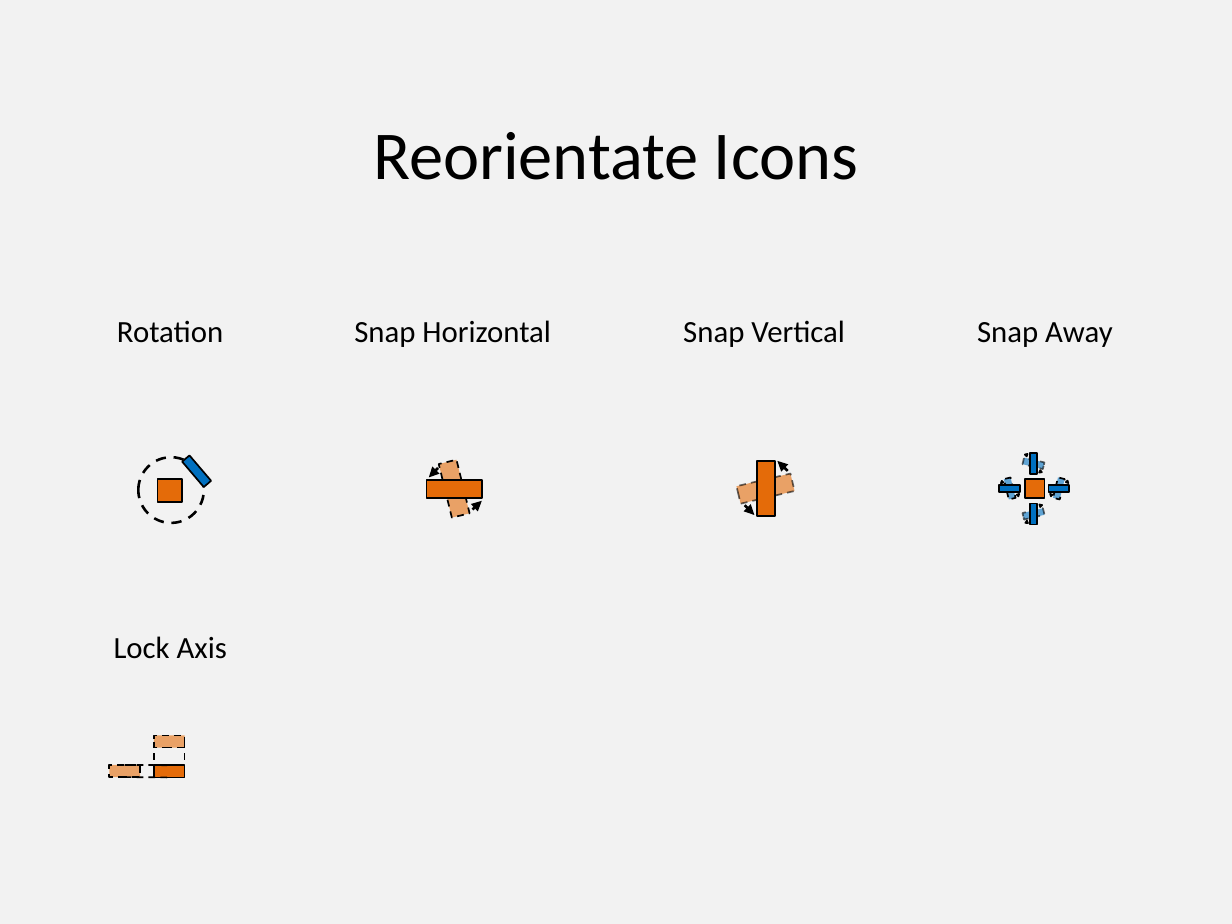
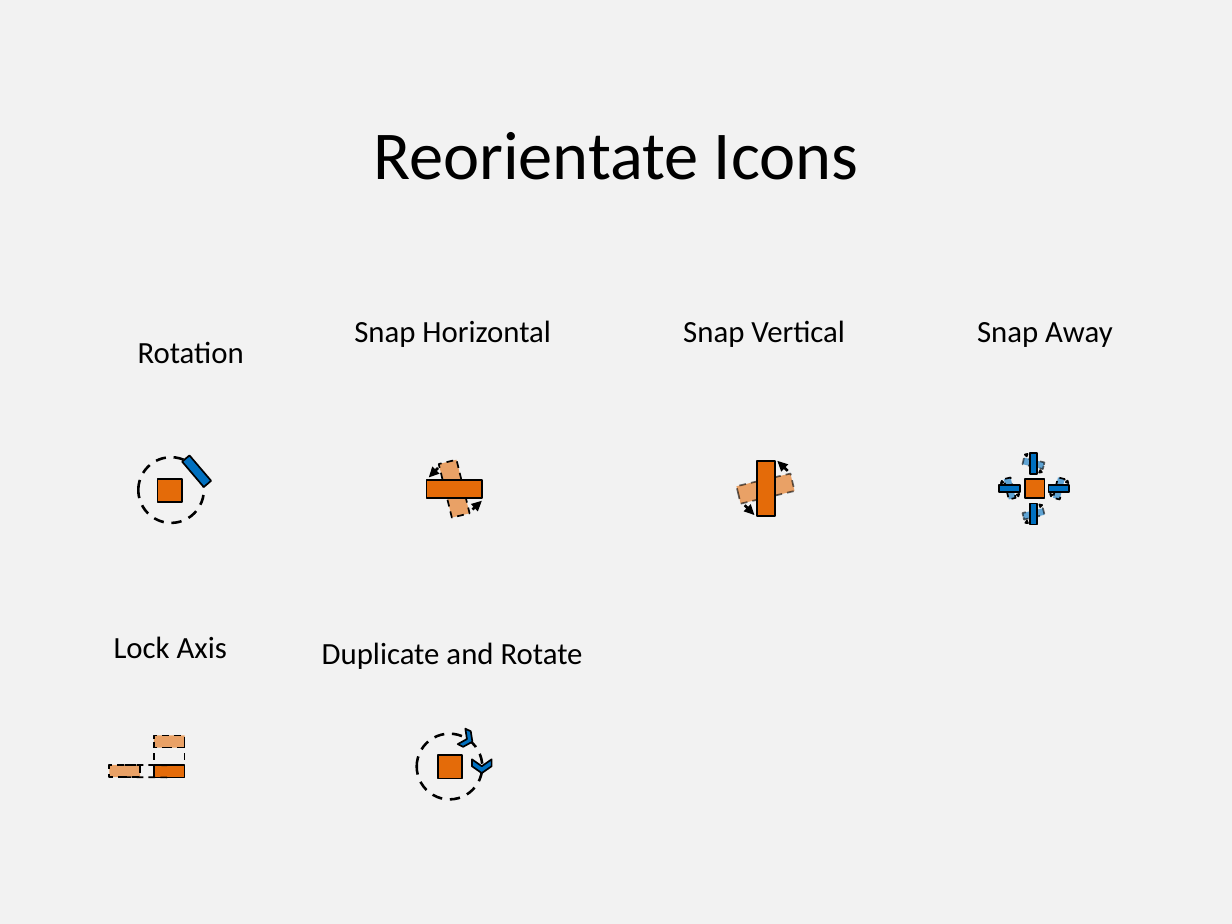
Before and after one commit to PowerPointLabs/PowerPointLabs, a slide deck: slide 6 of doc/Icons-PositionsLab.pptx. Drawn at 1232x924 pixels with LibreOffice and Linux fonts; fonts in the diff are those of the drawing. Boxes give left, top, right and bottom in pixels: in the first picture for what was removed or moved away, otherwise in the second. Text is boxed around its words. In the diff, an @@ line names an element or a change of style, - is before the commit and + after.

```diff
--- a/doc/Icons-PositionsLab.pptx
+++ b/doc/Icons-PositionsLab.pptx
@@ text "Rotation": place and size @@
-text "Rotation" at <box>117,320,223,343</box>
+text "Rotation" at <box>138,341,244,364</box>
@@ text added at <box>322,642,583,669</box>, 18 pt, text #000000 @@
+Duplicate and Rotate
@@ group added at <box>416,729,491,800</box>: 2 chevrons, 1 rectangle, 1 ellipse @@
```
Also in this commit, not shown: 6 other files.
